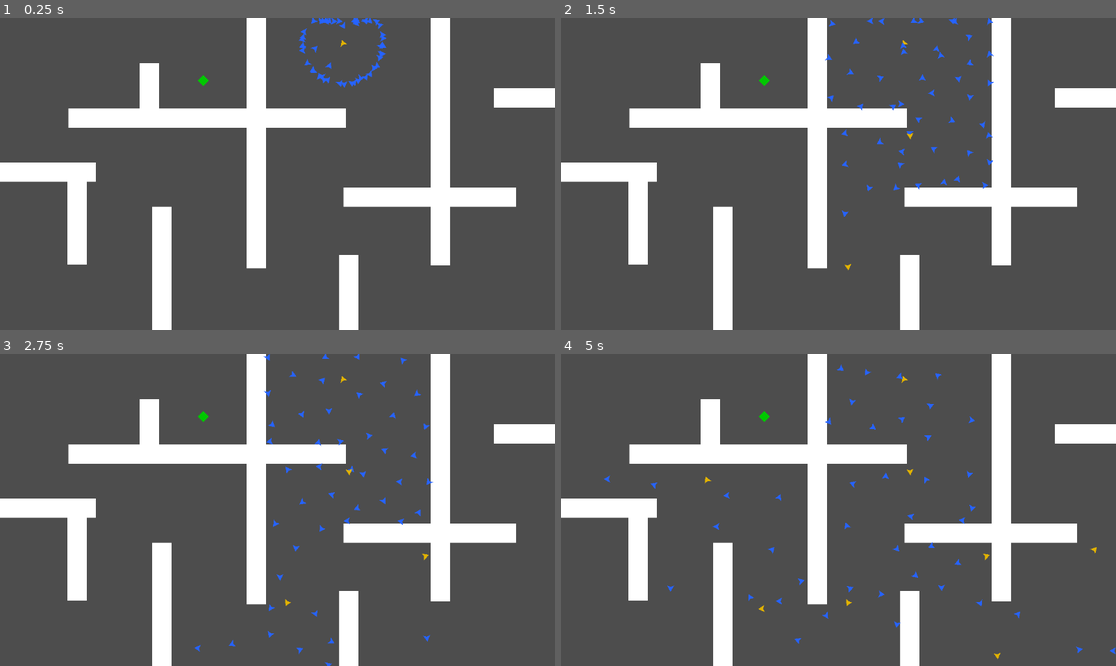
Above: before the commit, frames 1-4 (two rows, left to right).
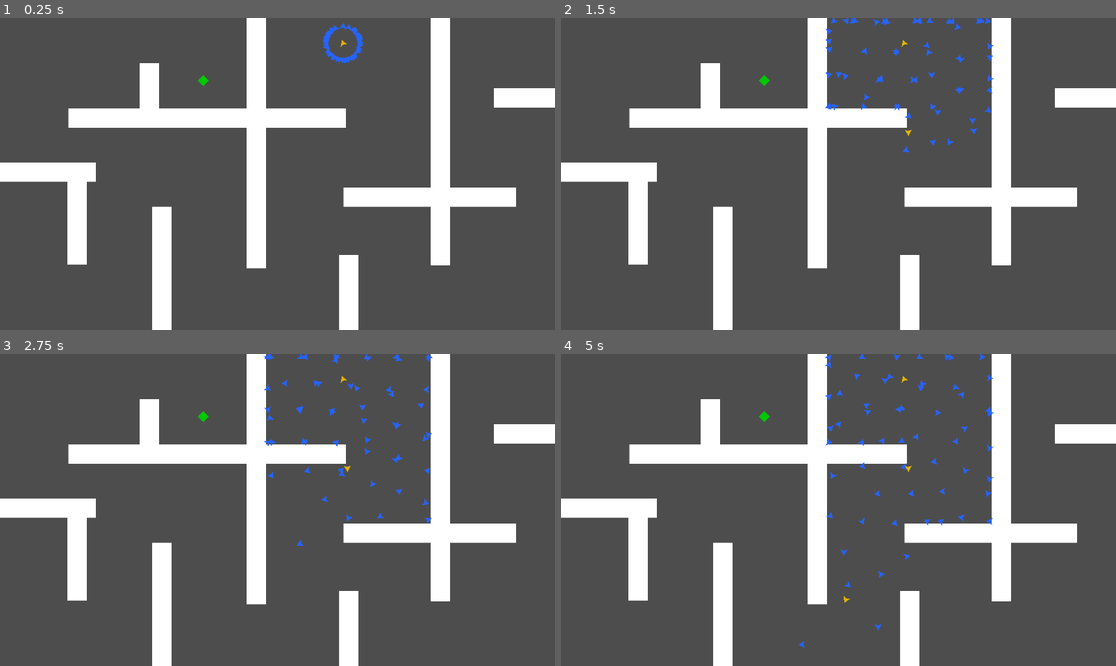
Above: after the commit, the same moments.

Repository: samstork/SwarmInformation
Game: Godot game, scene res://sim.tscn
Two runs of this game, one before a commit and one after it. Both use one fixed random seed, a clock stepped at 60 frames per second and the inputs below.
Inputs:
- Up to frame 1 (0.25 s): no input
- Up to frame 2 (1.5 s): no input
- Up to frame 3 (2.75 s): no input
- Up to frame 4 (5 s): no input

The runs differ from the first frame. In frame 1, 0.8% of the frame differs, in the area x 53-70%, y 0-23%; in frame 2, 1.2%; in frame 3, 1.2%; in frame 4, 1.4%, in the area x 7-100%, y 0-98%.

Commit message:
Added slow motion option
Changed delta to fixed 1/120 and added TPS option in sim_control

Diff:
--- a/AsynchMazeAgentSwarmINGodot/project.godot
+++ b/AsynchMazeAgentSwarmINGodot/project.godot
@@ -1,3 +1,11 @@
+; Engine configuration file.
+; It's best edited using the editor UI and not directly,
+; since the parameters that go here are not all obvious.
+;
+; Format:
+;   [section] ; section goes between []
+;   param=value ; assign values to parameters
+
 config_version=5
 
 [application]
--- a/AsynchMazeAgentSwarmINGodot/sim.tscn
+++ b/AsynchMazeAgentSwarmINGodot/sim.tscn
@@ -178,6 +178,6 @@
 [node name="AgentSpawner" parent="." instance=ExtResource("4_peo6w")]
 position = Vector2(355, 29)
 scene_to_spawn = ExtResource("1_q06l5")
-target_count = 50
+target_count = 60
 container = NodePath("../Node")
 spawn_radius = 0.15
--- a/AsynchMazeAgentSwarmINGodot/sim_control.gd
+++ b/AsynchMazeAgentSwarmINGodot/sim_control.gd
@@ -1,2 +1,6 @@
 extends Node
 @export_range(10, 150) var no_agents: int = 50
+@export var TPS = 50
+
+func _process(delta: float) -> void:
+	Engine.set_physics_ticks_per_second(TPS)
--- a/AsynchMazeAgentSwarmINGodot/swarm_agent.gd
+++ b/AsynchMazeAgentSwarmINGodot/swarm_agent.gd
@@ -4,6 +4,9 @@
 enum DirectionMode {FORWARD = 1, REVERSE = -1}
 enum State {EXPLORING, BEACON, SUBGOAL, SUBGOAL_F, BACKTRACK_B, BACKTRACK_G, EXPLOITING}
 const MIN_DISTANCE = 0.0001
+const deltat: float = 1.0/120
+
+
 
 var _vision_radius: float = 150.0
 @export var VISION_RADIUS: float:
@@ -139,7 +142,7 @@
 				if ray_right.is_colliding():
 					direction_angle -= wall_avoid_wt * PI
 				direction_angle += (noise_wt * randf_range(-3, 3))
-				move(delta, DirectionMode.FORWARD)
+				move(deltat, DirectionMode.FORWARD)
 
 		State.BACKTRACK_B:
 			if visible_goals:
@@ -151,7 +154,7 @@
 			elif len(visible_beacons) > 1:
 				current_state = State.EXPLORING
 			else:
-				move(delta, DirectionMode.REVERSE)
+				move(deltat, DirectionMode.REVERSE)
 
 		State.BACKTRACK_G:
 			if len(visible_goals) == 0:
@@ -160,7 +163,7 @@
 			elif len(visible_goals) > 1:
 				current_state = State.EXPLOITING
 			else:
-				move(delta, DirectionMode.REVERSE)
+				move(deltat, DirectionMode.REVERSE)
 
 		State.BEACON:
 			if len(visible_goals):
@@ -192,7 +195,7 @@
 					direction_angle -= wall_avoid_wt * PI
 
 				direction_angle = direction_angle + randf_range(-3, 3) * noise_wt
-			move(delta, DirectionMode.FORWARD)
+			move(deltat, DirectionMode.FORWARD)
 
 		State.SUBGOAL:
 			if visible_exploiters:
--- a/AsynchMazeAgentSwarmINGodot/swarm_agent.tscn
+++ b/AsynchMazeAgentSwarmINGodot/swarm_agent.tscn
@@ -19,7 +19,7 @@
 alignment_wt = 1.24
 explore_separation_wt = 0.147
 noise_wt = 0.055
-diffusion_wt = 0.354
+diffusion_wt = 0.416
 wall_avoid_wt = 0.088
 
 [node name="Sprite" type="Polygon2D" parent="."]
